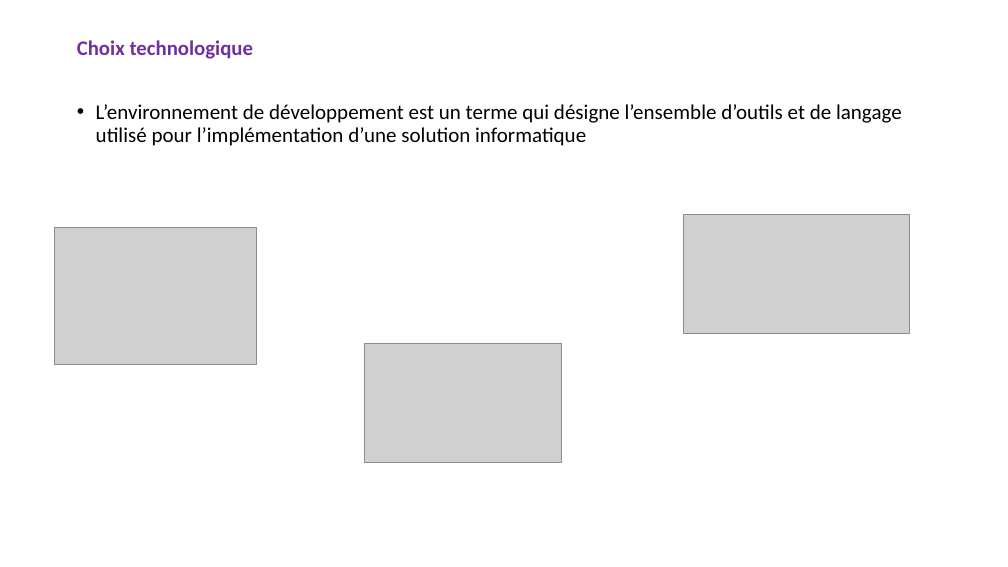
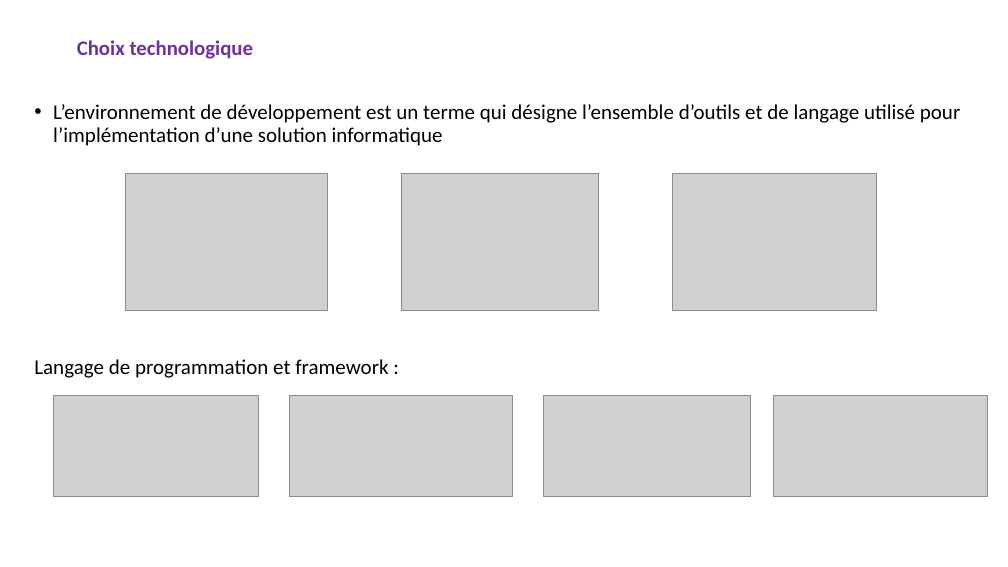
Before and after one commit to HabibAroua/Conception-la-mise-en-place-et-test-d-une-application-d-Internet-of-Mobile-Things, a slide deck: slide 10 of ppe-presentation.pptx. Drawn at 1008x567 pixels with LibreOffice and Linux fonts; fonts in the diff are those of the drawing; grey boxes stand for pictures. Boxes give left, top, right and bottom in pixels: in the first picture for what was removed or moved away, otherwise in the second. Text is boxed around its words. In the diff, an @@ line names an element or a change of style, - is before the commit and + after.

```diff
--- a/ppe-presentation.pptx
+++ b/ppe-presentation.pptx
@@ text "L’environnement de développement est un ...": place and size @@
-text "L’environnement de développement est un ..." at <box>96,104,902,146</box>
+text "L’environnement de développement est un ..." at <box>34,104,960,378</box>
@@ picture: place and size @@
-picture at <box>55,228,257,365</box>
+picture at <box>125,173,327,311</box>
@@ picture: place and size @@
-picture at <box>364,343,562,462</box>
+picture at <box>401,173,598,311</box>
@@ picture: place and size @@
-picture at <box>684,215,910,333</box>
+picture at <box>673,173,876,311</box>
@@ text at <box>34,359,388,378</box>: paragraph added @@
+Langage de programmation et framework :
@@ picture added at <box>54,395,259,496</box> @@
@@ picture added at <box>290,395,513,496</box> @@
@@ picture added at <box>544,395,751,496</box> @@
@@ picture added at <box>774,395,988,496</box> @@
```
Also in this commit, not shown: 3 other slides changed, 2 slides added, 4 slides removed.
